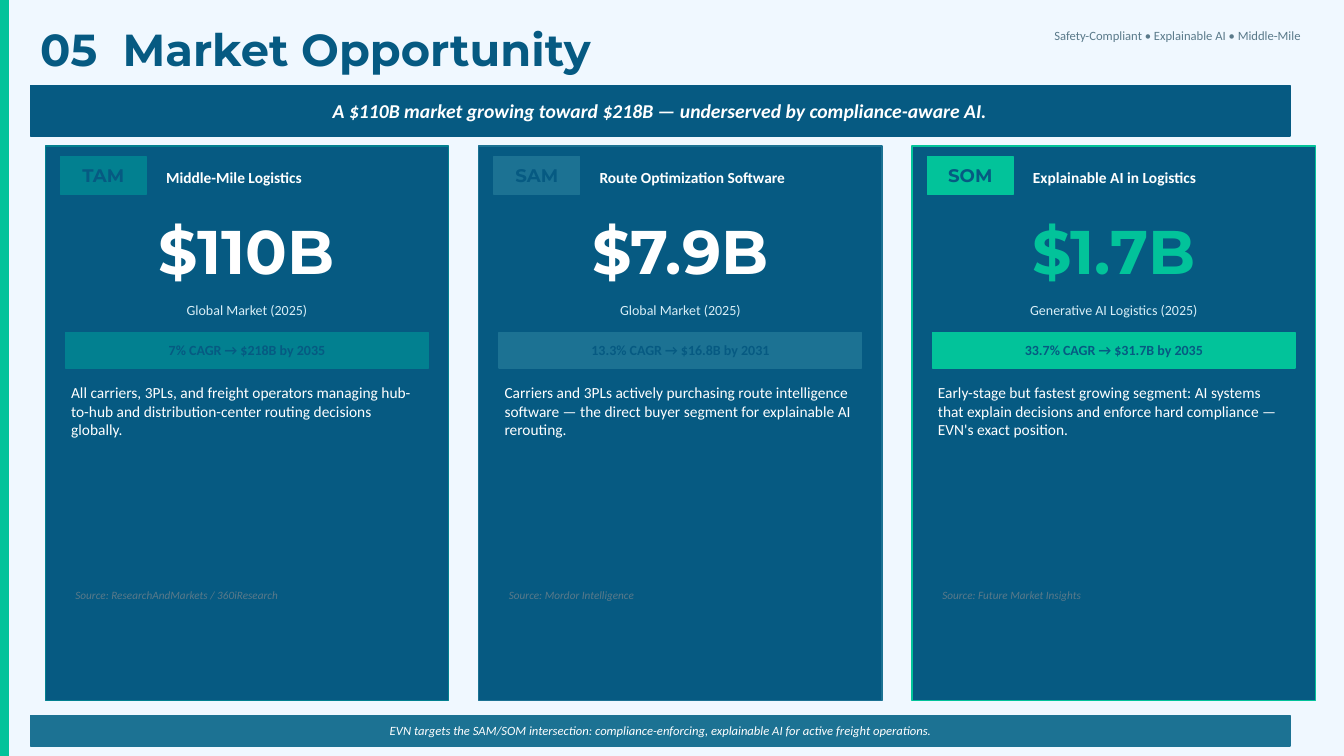
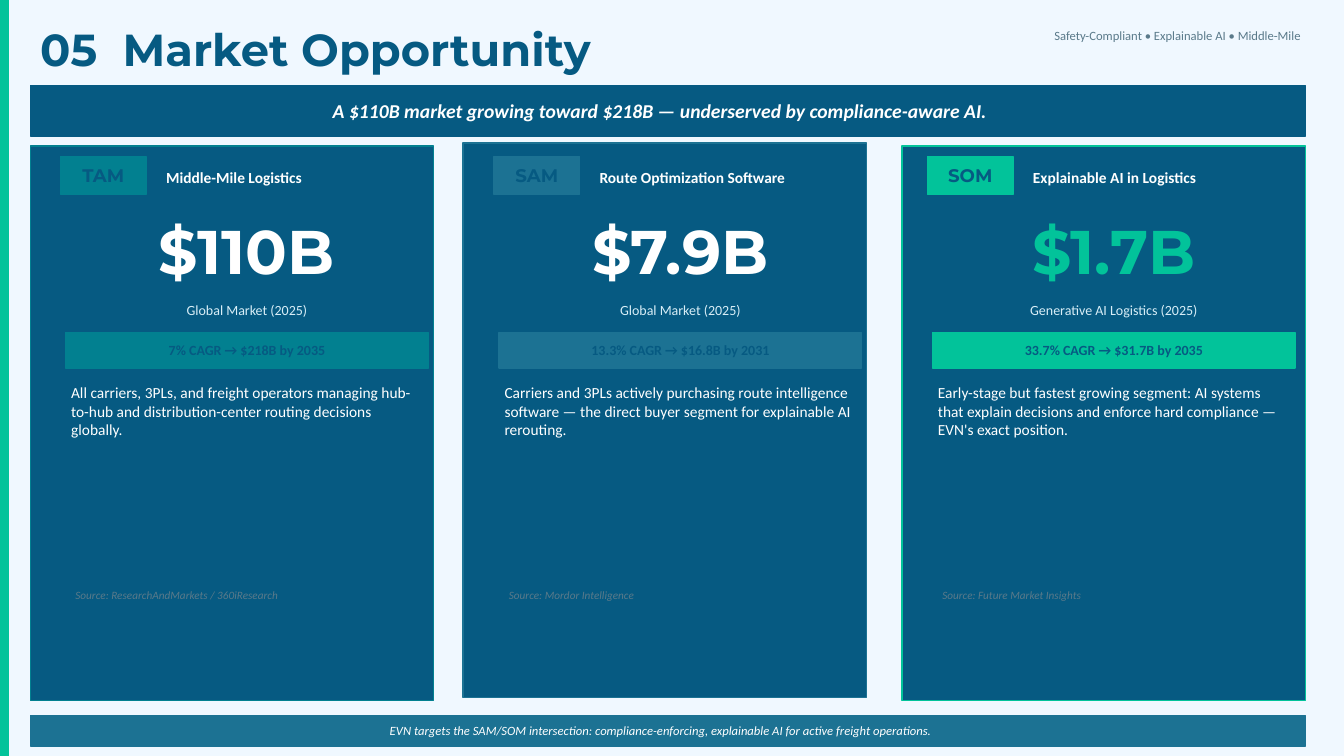
Before and after one commit to mosomo82/COMP_SCI_5542, a slide deck: slide 8 of RVCC Competition/reports/EVN_HyperLogistics_RVCC_2026.pptx (slide 6 before the commit). Drawn at 1344x756 pixels with LibreOffice and Linux fonts; fonts in the diff are those of the drawing. Boxes give left, top, right and bottom in pixels: in the first picture for what was removed or moved away, otherwise in the second. Text is boxed around its words. In the diff, an @@ line names an element or a change of style, - is before the commit and + after.

```diff
--- a/RVCC Competition/reports/EVN_HyperLogistics_RVCC_2026.pptx
+++ b/RVCC Competition/reports/EVN_HyperLogistics_RVCC_2026.pptx
@@ rectangle: place and size @@
-rectangle at [30, 86, 1291, 136]
+rectangle at [30, 86, 1306, 136]
@@ rectangle: place and size @@
-rectangle at [45, 146, 449, 701]
+rectangle at [30, 146, 434, 701]
@@ rectangle: place and size @@
-rectangle at [479, 146, 882, 701]
+rectangle at [463, 143, 866, 698]
@@ rectangle: place and size @@
-rectangle at [912, 146, 1316, 701]
+rectangle at [902, 146, 1306, 701]
@@ rectangle: place and size @@
-rectangle at [30, 716, 1291, 746]
+rectangle at [30, 716, 1306, 746]
```
Also in this commit, not shown: 3 other slides changed, 2 slides added, 3 other files.
